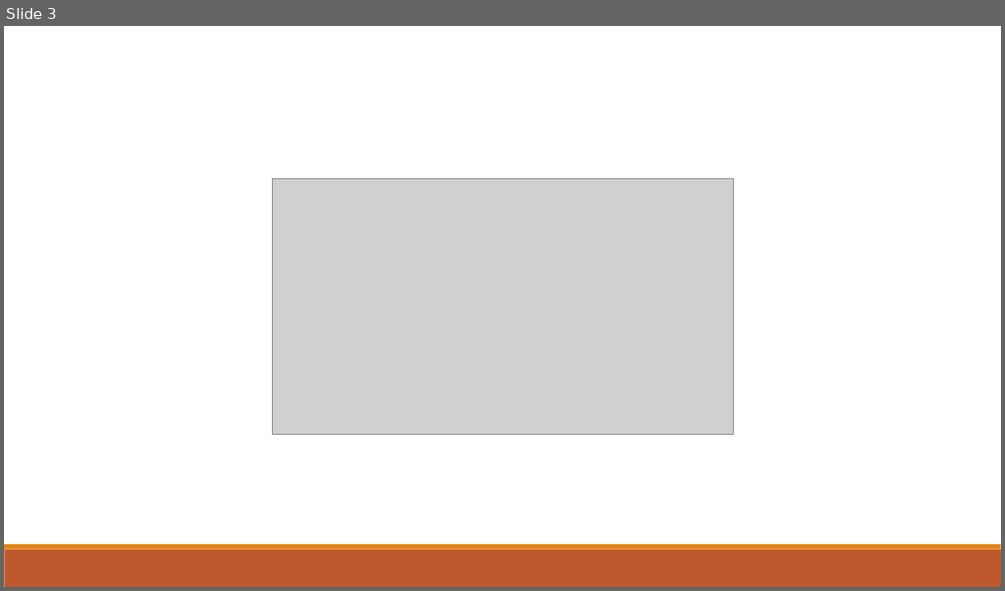
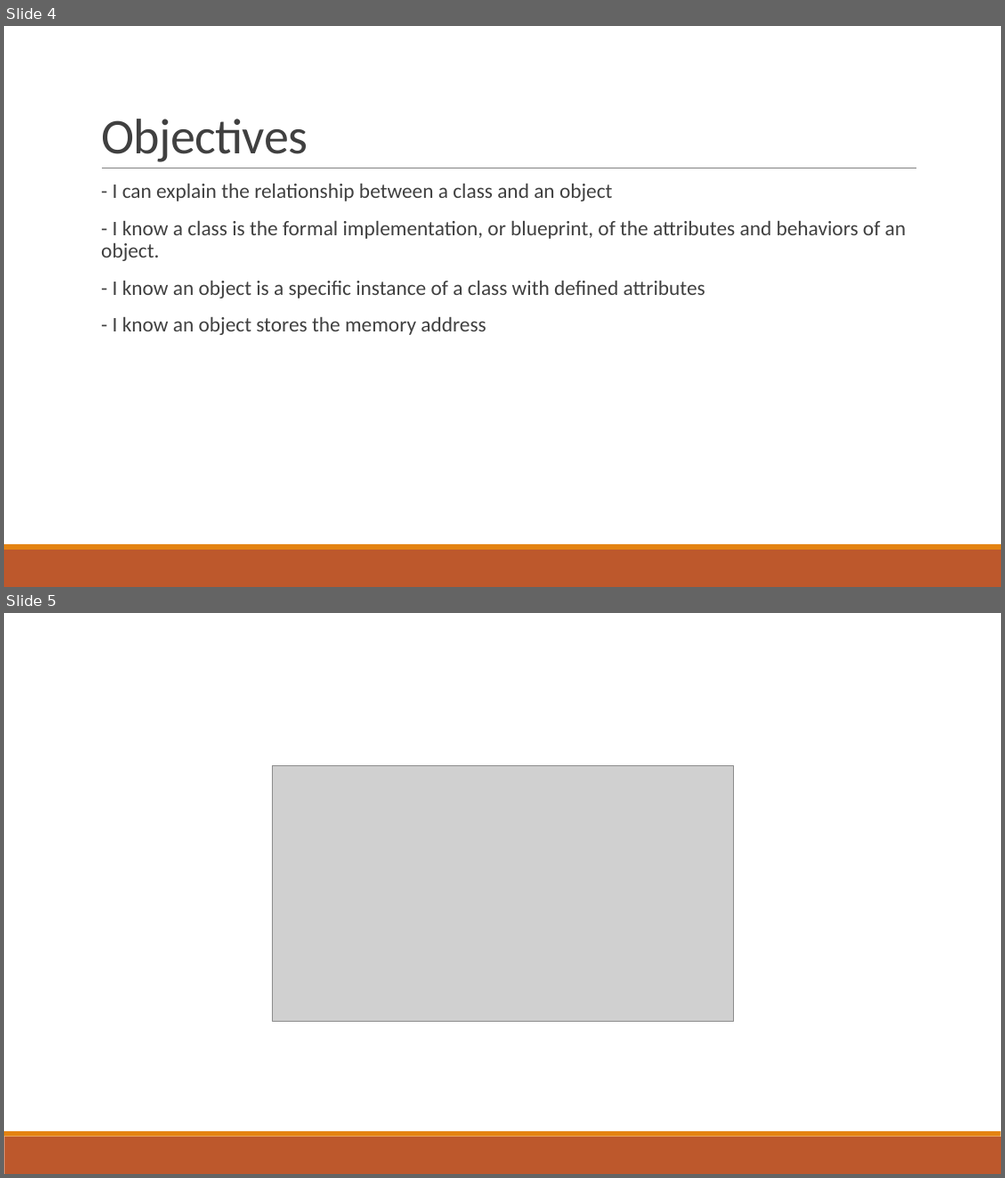
Before and after one commit to thewangclass/apcsa-curriculum, a slide deck: 02-Using-Objects/PowerPoints/01-Instances-of-Classes.pptx. Shown one above the other, each under a label of ours: slide 3 before the commit, slides 4 and 5 after it. The pictures are 1005x591 and 1005x1178 pixels, drawn with LibreOffice and Linux fonts; fonts in the diff are those of the drawing; grey boxes stand for pictures. Boxes give left, top, right and bottom in pixels: in the first picture for what was removed or moved away, otherwise in the second. Text is boxed around its words. In the diff, an @@ line names an element or a change of style, - is before the commit and + after.

```diff
--- a/02-Using-Objects/PowerPoints/01-Instances-of-Classes.pptx
+++ b/02-Using-Objects/PowerPoints/01-Instances-of-Classes.pptx
@@ slide 4 added at (4,26,1001,587), background #FFFFFF; not listed: 2 template elements that a slide beside it also shows @@
@@ title added at (101,119,307,162), 48 pt, text #404040 @@
+Objectives
@@ text added at (101,184,906,335), 20 pt, text #404040 @@
+  - I can explain the relationship between a class and an object
+  - I know a class is the formal implementation, or blueprint, of the attributes and behaviors of an object.
+  - I know an object is a specific instance of a class with defined attributes
+  - I know an object stores the memory address
@@ line added from (102, 168) to (917, 168), #808080 0.5 pt @@
@@ what was slide 3 is now slide 5 @@
```
Also in this commit, not shown: 3 slides changed, 49 other slides added, 2 slides removed, 31 other files.
